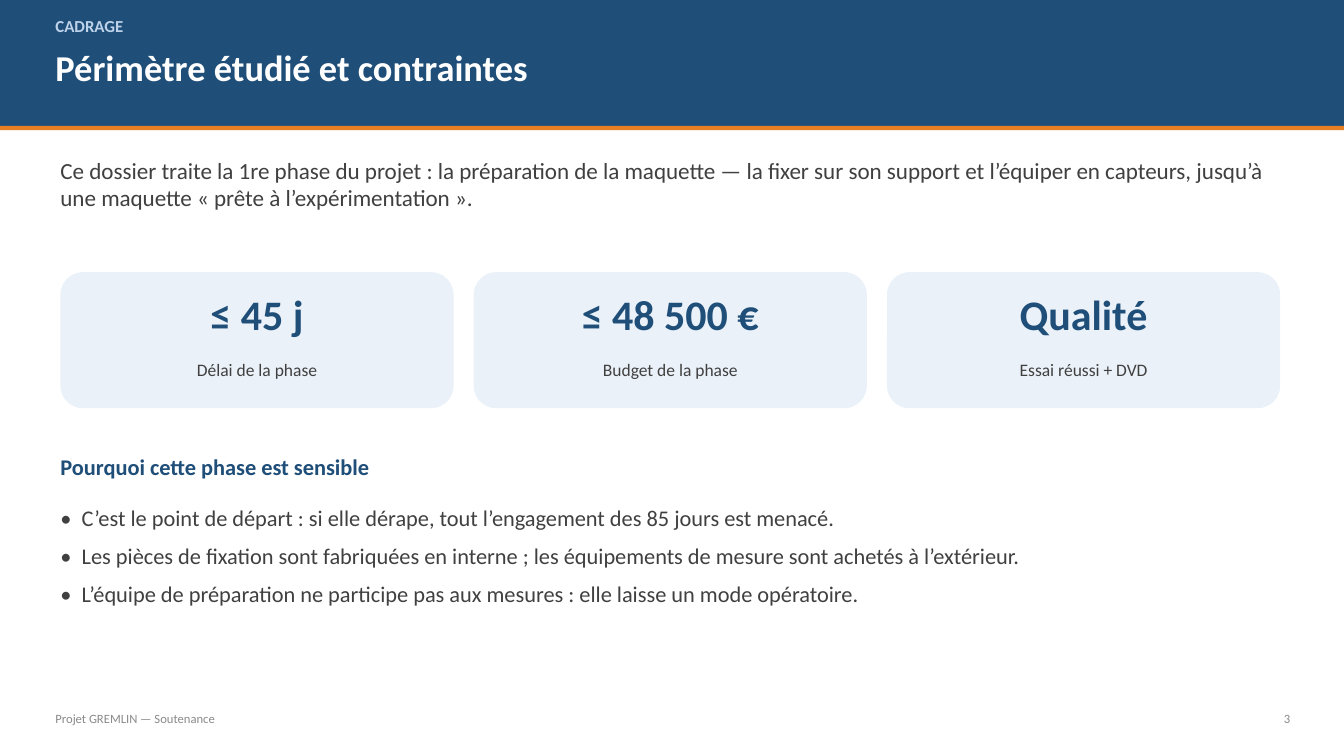
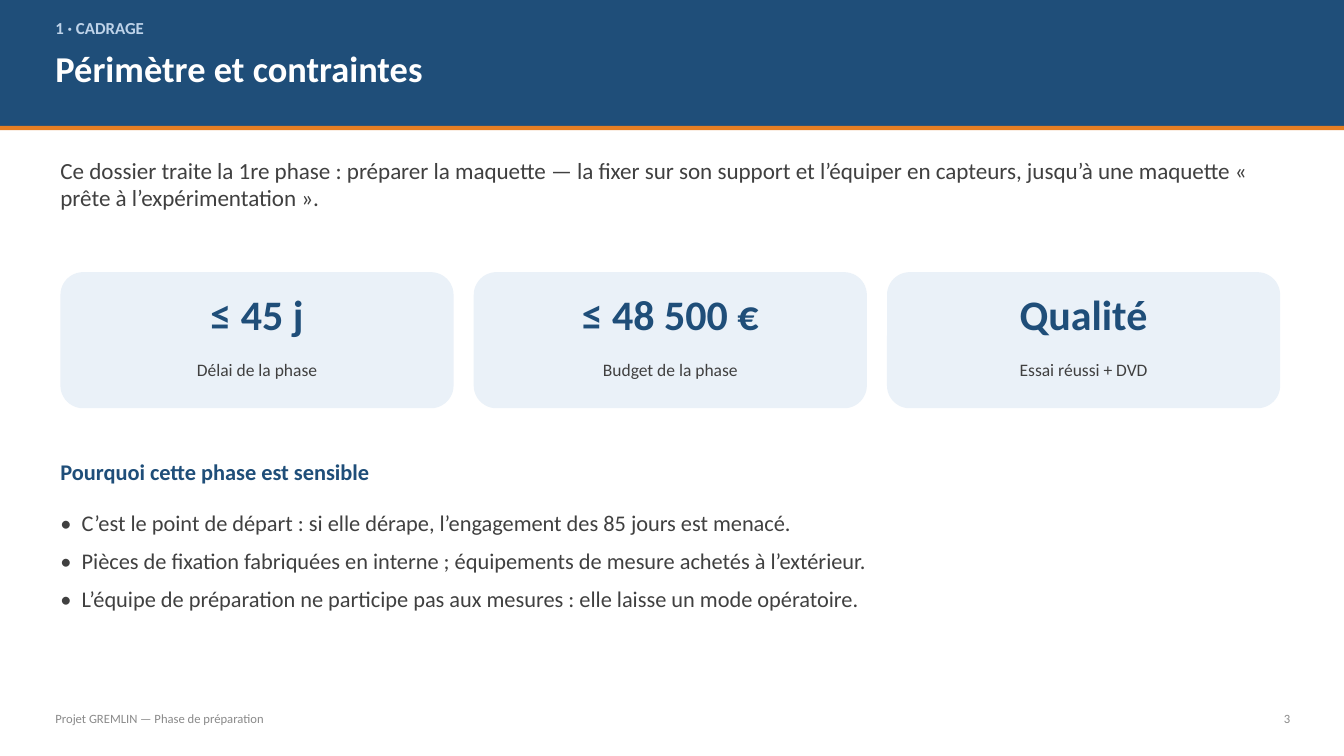
Before and after one commit to guigzT42/licence, a slide deck: slide 4 of Projet_GREMLIN_Presentation.pptx (slide 3 before the commit). Drawn at 1344x756 pixels with LibreOffice and Linux fonts; fonts in the diff are those of the drawing. Boxes give left, top, right and bottom in pixels: in the first picture for what was removed or moved away, otherwise in the second. Text is boxed around its words. In the diff, an @@ line names an element or a change of style, - is before the commit and + after.

```diff
--- a/Projet_GREMLIN_Presentation.pptx
+++ b/Projet_GREMLIN_Presentation.pptx
@@ text at bbox=[55, 23, 144, 34]: text changed @@
-CADRAGE
+1 · CADRAGE
@@ text at bbox=[55, 56, 423, 83]: text changed @@
-Périmètre étudié et contraintes
+Périmètre et contraintes
@@ text at bbox=[60, 163, 1230, 210]: text changed @@
-Ce dossier traite la 1re phase du projet : la préparation de la maquette — la fixer sur son support et l’équiper en capteurs, jusqu’à une maquette « prête à l’expérimentation ».
+Ce dossier traite la 1re phase : préparer la maquette — la fixer sur son support et l’équiper en capteurs, jusqu’à une maquette « prête à l’expérimentation ».
@@ text "Pourquoi cette phase est sensible" at bbox=[60, 464, 369, 484]: less space between paragraphs @@
@@ text at bbox=[82, 515, 866, 573]: text changed @@
-• C’est le point de départ : si elle dérape, tout l’engagement des 85 jours est menacé.
-• Les pièces de fixation sont fabriquées en interne ; les équipements de mesure sont achetés à l’extérieur.
+• C’est le point de départ : si elle dérape, l’engagement des 85 jours est menacé.
+• Pièces de fixation fabriquées en interne ; équipements de mesure achetés à l’extérieur.
@@ text at bbox=[55, 714, 263, 725]: text changed @@
-Projet GREMLIN — Soutenance
+Projet GREMLIN — Phase de préparation
```
Also in this commit, not shown: 11 other slides changed, 1 slide added, 1 other file.
